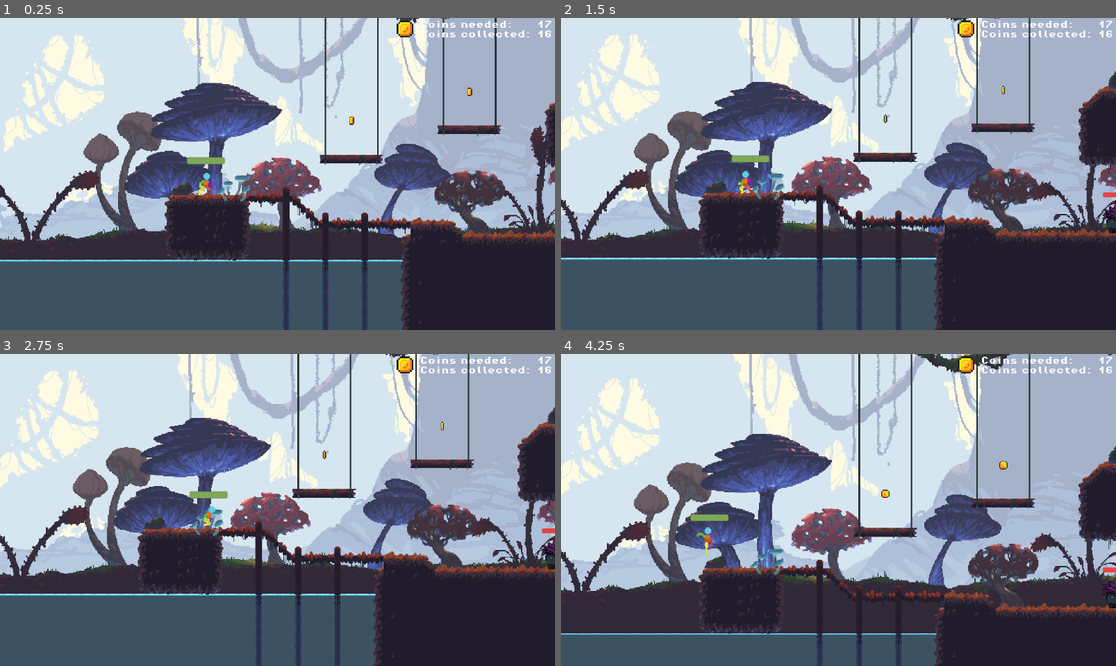
Above: before the commit, frames 1-4 (two rows, left to right).
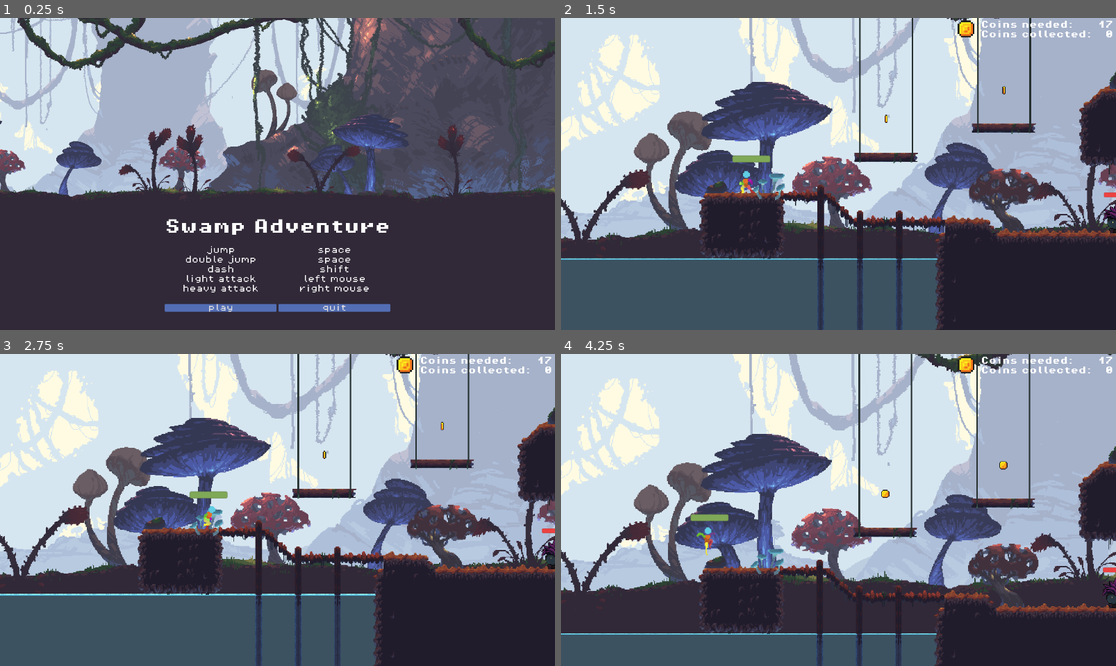
Above: after the commit, the same moments.

Repository: BettiFei/SuI2-04-ProjectFrankenstein
Game: Godot game, scene res://Scenes/start_menu.tscn
Two runs of this game, one before a commit and one after it. Both use one fixed random seed, a clock stepped at 60 frames per second and the inputs below. Before the commit the project starts from res://Scenes/game.tscn.
Inputs (mouse positions are in pixels of both pictures, inside the frame that each line leads up to):
- Up to frame 1 (0.25 s): no input
- Up to frame 2 (1.5 s): click (783, 308) at 0.5 s, where only the run after the commit has a clickable "play"; move the mouse to (960, 158) at 1.27 s; hold Right (move_right) from 1.28 s (still down); right-click (960, 158) at 1.35 s
- Up to frame 3 (2.75 s): keep holding Right (move_right); tap Space (jump) at 1.52, 1.82, 2.27, 2.57 s; click (399, 494) at 1.55 s; move the mouse to (166, 525) at 2.02 s; click (166, 525) at 2.1 s; tap Shift (dash) at 2.3 s
- Up to frame 4 (4.25 s): move the mouse to (894, 441) at 2.77 s; release Right (move_right) at 2.78 s; hold Left (move_left) 2.78-3.53 s; tap Shift (dash) at 2.85 s; tap Space (jump) at 3.05, 3.6, 3.77, 4.07 s; move the mouse to (810, 572) at 3.52 s; hold Right (move_right) from 3.53 s (still down); right-click (810, 572) at 3.8 s

The runs differ from the first frame. In frame 1, 73% of the frame differs, in the area x 0-100%, y 0-100%; in frame 2, 3.8%; in frame 3, less than 0.1%; in frame 4, less than 0.1%.

Commit message:
Start menu

Diff:
--- /dev/null
+++ b/Resources/button_hovered.tres
@@ -0,0 +1,8 @@
+[gd_resource type="StyleBoxFlat" format=3 uid="uid://c6g3733lwovth"]
+
+[resource]
+bg_color = Color(0.39607844, 0.6117647, 0.9137255, 1)
+corner_radius_top_left = 2
+corner_radius_top_right = 2
+corner_radius_bottom_right = 2
+corner_radius_bottom_left = 2
--- /dev/null
+++ b/Resources/button_normal.tres
@@ -0,0 +1,8 @@
+[gd_resource type="StyleBoxFlat" format=3 uid="uid://bvqhyt87r1dhu"]
+
+[resource]
+bg_color = Color(0.3254902, 0.43137255, 0.7058824, 1)
+corner_radius_top_left = 2
+corner_radius_top_right = 2
+corner_radius_bottom_right = 2
+corner_radius_bottom_left = 2
--- /dev/null
+++ b/Resources/button_pressed.tres
@@ -0,0 +1,8 @@
+[gd_resource type="StyleBoxFlat" format=3 uid="uid://c18rl8sw5mqwq"]
+
+[resource]
+bg_color = Color(0.22352941, 0.2509804, 0.4117647, 1)
+corner_radius_top_left = 2
+corner_radius_top_right = 2
+corner_radius_bottom_right = 2
+corner_radius_bottom_left = 2
--- a/Scenes/end_of_game_screen.tscn
+++ /dev/null
@@ -1,95 +0,0 @@
-[gd_scene load_steps=6 format=3 uid="uid://dmg86ue23xlc3"]
-
-[ext_resource type="FontFile" uid="uid://mdgqlt3nfvl" path="res://Assets/Fonts/PixelOperator8-Bold.ttf" id="1_jb6in"]
-[ext_resource type="FontFile" uid="uid://bhew4rsb5842f" path="res://Assets/Fonts/PixelOperator8.ttf" id="2_y8man"]
-
-[sub_resource type="StyleBoxFlat" id="StyleBoxFlat_m3lqc"]
-bg_color = Color(0.1438936, 0.42018282, 0.528691, 1)
-corner_radius_top_left = 2
-corner_radius_top_right = 2
-corner_radius_bottom_right = 2
-corner_radius_bottom_left = 2
-
-[sub_resource type="StyleBoxFlat" id="StyleBoxFlat_6hjy0"]
-bg_color = Color(0.08264331, 0.27607423, 0.35314894, 1)
-corner_radius_top_left = 2
-corner_radius_top_right = 2
-corner_radius_bottom_right = 2
-corner_radius_bottom_left = 2
-
-[sub_resource type="StyleBoxFlat" id="StyleBoxFlat_73bjl"]
-bg_color = Color(0.11654825, 0.35518062, 0.45042205, 1)
-corner_radius_top_left = 2
-corner_radius_top_right = 2
-corner_radius_bottom_right = 2
-corner_radius_bottom_left = 2
-
-[node name="EndOfGameScreen" type="CanvasLayer"]
-process_mode = 3
-
-[node name="Control" type="Control" parent="."]
-process_mode = 3
-layout_mode = 3
-anchors_preset = 15
-anchor_right = 1.0
-anchor_bottom = 1.0
-grow_horizontal = 2
-grow_vertical = 2
-
-[node name="ColorRect" type="ColorRect" parent="Control"]
-layout_mode = 1
-anchors_preset = 15
-anchor_right = 1.0
-anchor_bottom = 1.0
-grow_horizontal = 2
-grow_vertical = 2
-color = Color(0, 0, 0, 0.67058825)
-
-[node name="VBoxContainer" type="VBoxContainer" parent="Control"]
-process_mode = 3
-layout_mode = 1
-anchors_preset = 8
-anchor_left = 0.5
-anchor_top = 0.5
-anchor_right = 0.5
-anchor_bottom = 0.5
-offset_left = -128.0
-offset_top = -46.5
-offset_right = 128.0
-offset_bottom = 15.0
-grow_horizontal = 2
-grow_vertical = 2
-
-[node name="EndOfGameMessage" type="Label" parent="Control/VBoxContainer"]
-layout_mode = 2
-theme_override_fonts/font = ExtResource("1_jb6in")
-theme_override_font_sizes/font_size = 32
-text = "You died."
-horizontal_alignment = 1
-vertical_alignment = 1
-
-[node name="HBoxContainer" type="HBoxContainer" parent="Control/VBoxContainer"]
-process_mode = 3
-layout_mode = 2
-size_flags_vertical = 3
-
-[node name="ReplayButton" type="Button" parent="Control/VBoxContainer/HBoxContainer"]
-process_mode = 3
-layout_mode = 2
-size_flags_horizontal = 4
-size_flags_stretch_ratio = 0.0
-theme_override_fonts/font = ExtResource("2_y8man")
-theme_override_styles/normal = SubResource("StyleBoxFlat_m3lqc")
-theme_override_styles/pressed = SubResource("StyleBoxFlat_6hjy0")
-theme_override_styles/hover = SubResource("StyleBoxFlat_73bjl")
-text = "play again"
-
-[node name="QuitButton" type="Button" parent="Control/VBoxContainer/HBoxContainer"]
-process_mode = 3
-layout_mode = 2
-size_flags_horizontal = 3
-theme_override_fonts/font = ExtResource("2_y8man")
-theme_override_styles/normal = SubResource("StyleBoxFlat_m3lqc")
-theme_override_styles/pressed = SubResource("StyleBoxFlat_6hjy0")
-theme_override_styles/hover = SubResource("StyleBoxFlat_73bjl")
-text = "quit"
--- a/Scenes/fruit.tscn
+++ b/Scenes/fruit.tscn
@@ -160,6 +160,7 @@
 
 [node name="Fruit" type="Area2D"]
 script = ExtResource("1_j64f1")
+heal_amount = 30
 
 [node name="Sprite2D" type="Sprite2D" parent="."]
 texture = ExtResource("1_o20pv")
--- a/Scenes/game.tscn
+++ b/Scenes/game.tscn
@@ -1,18 +1,43 @@
-[gd_scene load_steps=19 format=4 uid="uid://dj4tsxx1svjmd"]
+[gd_scene load_steps=26 format=4 uid="uid://dj4tsxx1svjmd"]
 
 [ext_resource type="Texture2D" uid="uid://cfvtq1p2kw0p0" path="res://Assets/Worldbuilding/Swamp/BG_3.png" id="1_3dryh"]
 [ext_resource type="Texture2D" uid="uid://nluonja7kt5r" path="res://Assets/Worldbuilding/Swamp/BG_1.png" id="1_ebmjs"]
 [ext_resource type="PackedScene" uid="uid://b4238gcdkeqh5" path="res://Scenes/game_manager.tscn" id="1_v158k"]
+[ext_resource type="FontFile" uid="uid://mdgqlt3nfvl" path="res://Assets/Fonts/PixelOperator8-Bold.ttf" id="2_1phco"]
 [ext_resource type="Texture2D" uid="uid://cmq7xw7qbmn54" path="res://Assets/Worldbuilding/Swamp/BG_2.png" id="2_wowpa"]
+[ext_resource type="FontFile" uid="uid://bhew4rsb5842f" path="res://Assets/Fonts/PixelOperator8.ttf" id="3_nb51f"]
+[ext_resource type="StyleBox" uid="uid://bvqhyt87r1dhu" path="res://Resources/button_normal.tres" id="4_ewbju"]
 [ext_resource type="Texture2D" uid="uid://doynqwqmtypjo" path="res://Assets/Worldbuilding/Swamp/Terrain_and_Props.png" id="4_i6g32"]
+[ext_resource type="StyleBox" uid="uid://c18rl8sw5mqwq" path="res://Resources/button_pressed.tres" id="5_85qyi"]
 [ext_resource type="PackedScene" uid="uid://cm5o7hipsy8yw" path="res://Scenes/platform.tscn" id="5_i6g32"]
 [ext_resource type="PackedScene" uid="uid://6hmp0srgl3c5" path="res://Scenes/player.tscn" id="5_wowpa"]
 [ext_resource type="Script" uid="uid://crjcce7ynmgsl" path="res://Scripts/death_zone.gd" id="6_1l0tm"]
+[ext_resource type="StyleBox" uid="uid://c6g3733lwovth" path="res://Resources/button_hovered.tres" id="6_iivbl"]
 [ext_resource type="PackedScene" uid="uid://box12po6vjng2" path="res://Scenes/coin.tscn" id="6_o5yvi"]
-[ext_resource type="PackedScene" uid="uid://dmg86ue23xlc3" path="res://Scenes/end_of_game_screen.tscn" id="9_h4fw4"]
 [ext_resource type="PackedScene" uid="uid://chahve4kyakar" path="res://Scenes/base_enemy.tscn" id="9_ldgsr"]
 [ext_resource type="PackedScene" uid="uid://bkh46q8xlea1q" path="res://Scenes/fruit.tscn" id="12_rku1e"]
 [ext_resource type="PackedScene" uid="uid://copt337d7l0dn" path="res://Scenes/ui.tscn" id="13_rfjv2"]
+
+[sub_resource type="StyleBoxFlat" id="StyleBoxFlat_7nbq1"]
+bg_color = Color(0.3254902, 0.43137255, 0.7058824, 1)
+corner_radius_top_left = 2
+corner_radius_top_right = 2
+corner_radius_bottom_right = 2
+corner_radius_bottom_left = 2
+
+[sub_resource type="StyleBoxFlat" id="StyleBoxFlat_exi56"]
+bg_color = Color(0.22352941, 0.2509804, 0.4117647, 1)
+corner_radius_top_left = 2
+corner_radius_top_right = 2
+corner_radius_bottom_right = 2
+corner_radius_bottom_left = 2
+
+[sub_resource type="StyleBoxFlat" id="StyleBoxFlat_7t8sx"]
+bg_color = Color(0.39607844, 0.6117647, 0.9137255, 1)
+corner_radius_top_left = 2
+corner_radius_top_right = 2
+corner_radius_bottom_right = 2
+corner_radius_bottom_left = 2
 
 [sub_resource type="TileSetAtlasSource" id="TileSetAtlasSource_1l0tm"]
 texture = ExtResource("4_i6g32")
@@ -320,11 +345,80 @@
 
 [node name="Game" type="Node2D"]
 
-[node name="GameManager" parent="." node_paths=PackedStringArray("end_of_game_screen") instance=ExtResource("1_v158k")]
+[node name="GameManager" parent="." node_paths=PackedStringArray("end_of_game_screen", "ui") instance=ExtResource("1_v158k")]
 process_mode = 3
 end_of_game_screen = NodePath("EndOfGameScreen")
-
-[node name="EndOfGameScreen" parent="GameManager" instance=ExtResource("9_h4fw4")]
+ui = NodePath("../UI")
+
+[node name="EndOfGameScreen" type="CanvasLayer" parent="GameManager"]
+process_mode = 3
+
+[node name="Control" type="Control" parent="GameManager/EndOfGameScreen"]
+process_mode = 3
+layout_mode = 3
+anchors_preset = 15
+anchor_right = 1.0
+anchor_bottom = 1.0
+grow_horizontal = 2
+grow_vertical = 2
+size_flags_horizontal = 3
+
+[node name="ColorRect" type="ColorRect" parent="GameManager/EndOfGameScreen/Control"]
+process_mode = 3
+layout_mode = 1
+anchors_preset = 15
+anchor_right = 1.0
+anchor_bottom = 1.0
+grow_horizontal = 2
+grow_vertical = 2
+color = Color(0, 0, 0, 0.8235294)
+
+[node name="VBoxContainer" type="VBoxContainer" parent="GameManager/EndOfGameScreen/Control"]
+process_mode = 3
+layout_mode = 1
+anchors_preset = 8
+anchor_left = 0.5
+anchor_top = 0.5
+anchor_right = 0.5
+anchor_bottom = 0.5
+offset_left = -118.0
+offset_top = -30.0
+offset_right = 118.0
+offset_bottom = 30.0
+grow_horizontal = 2
+grow_vertical = 2
+
+[node name="EndOfGameMessage" type="Label" parent="GameManager/EndOfGameScreen/Control/VBoxContainer"]
+process_mode = 3
+layout_mode = 2
+size_flags_horizontal = 4
+theme_override_fonts/font = ExtResource("2_1phco")
+theme_override_font_sizes/font_size = 32
+text = "You won."
+
+[node name="HBoxContainer" type="HBoxContainer" parent="GameManager/EndOfGameScreen/Control/VBoxContainer"]
+process_mode = 3
+layout_mode = 2
+size_flags_vertical = 3
+
+[node name="ReplayButton" type="Button" parent="GameManager/EndOfGameScreen/Control/VBoxContainer/HBoxContainer"]
+process_mode = 3
+layout_mode = 2
+theme_override_fonts/font = ExtResource("3_nb51f")
+theme_override_styles/normal = SubResource("StyleBoxFlat_7nbq1")
+theme_override_styles/pressed = SubResource("StyleBoxFlat_exi56")
+theme_override_styles/hover = SubResource("StyleBoxFlat_7t8sx")
+text = "play again"
+
+[node name="QuitButton" type="Button" parent="GameManager/EndOfGameScreen/Control/VBoxContainer/HBoxContainer"]
+process_mode = 3
+layout_mode = 2
+size_flags_horizontal = 3
+theme_override_fonts/font = ExtResource("3_nb51f")
+theme_override_styles/normal = ExtResource("4_ewbju")
+theme_override_styles/pressed = ExtResource("5_85qyi")
+theme_override_styles/hover = ExtResource("6_iivbl")
+text = "quit"
 
 [node name="Worldbuilding" type="Node" parent="."]
 
@@ -497,5 +591,3 @@
 [connection signal="pressed" from="GameManager/EndOfGameScreen/Control/VBoxContainer/HBoxContainer/ReplayButton" to="GameManager" method="_on_replay_button_pressed"]
 [connection signal="pressed" from="GameManager/EndOfGameScreen/Control/VBoxContainer/HBoxContainer/QuitButton" to="GameManager" method="_on_quit_button_pressed"]
 [connection signal="body_entered" from="Worldbuilding/DeathZone" to="Worldbuilding/DeathZone" method="_on_body_entered"]
-
-[editable path="GameManager/EndOfGameScreen"]
--- /dev/null
+++ b/Scenes/start_menu.tscn
@@ -0,0 +1,174 @@
+[gd_scene load_steps=10 format=3 uid="uid://d3y8iy6brl5dt"]
+
+[ext_resource type="Texture2D" uid="uid://cfvtq1p2kw0p0" path="res://Assets/Worldbuilding/Swamp/BG_3.png" id="1_626he"]
+[ext_resource type="Script" uid="uid://bl5adisn7xjaw" path="res://Scripts/start_menu.gd" id="1_ru7em"]
+[ext_resource type="Texture2D" uid="uid://cmq7xw7qbmn54" path="res://Assets/Worldbuilding/Swamp/BG_2.png" id="2_8u0lp"]
+[ext_resource type="Texture2D" uid="uid://nluonja7kt5r" path="res://Assets/Worldbuilding/Swamp/BG_1.png" id="3_i2i62"]
+[ext_resource type="FontFile" uid="uid://mdgqlt3nfvl" path="res://Assets/Fonts/PixelOperator8-Bold.ttf" id="4_lfskg"]
+[ext_resource type="FontFile" uid="uid://bhew4rsb5842f" path="res://Assets/Fonts/PixelOperator8.ttf" id="5_ru7em"]
+[ext_resource type="StyleBox" uid="uid://bvqhyt87r1dhu" path="res://Resources/button_normal.tres" id="7_77ila"]
+[ext_resource type="StyleBox" uid="uid://c18rl8sw5mqwq" path="res://Resources/button_pressed.tres" id="8_00l4x"]
+[ext_resource type="StyleBox" uid="uid://c6g3733lwovth" path="res://Resources/button_hovered.tres" id="9_7vuks"]
+
+[node name="StartMenu" type="Node2D"]
+script = ExtResource("1_ru7em")
+
+[node name="Background" type="Node" parent="."]
+
+[node name="Sprite2D3" type="Sprite2D" parent="Background"]
+position = Vector2(-469, 0)
+texture = ExtResource("1_626he")
+centered = false
+
+[node name="Sprite2D2" type="Sprite2D" parent="Background"]
+position = Vector2(-469, 0)
+texture = ExtResource("2_8u0lp")
+centered = false
+
+[node name="Sprite2D" type="Sprite2D" parent="Background"]
+position = Vector2(-469, 0)
+texture = ExtResource("3_i2i62")
+centered = false
+
+[node name="CanvasLayer" type="CanvasLayer" parent="."]
+
+[node name="VBoxContainer" type="VBoxContainer" parent="CanvasLayer"]
+anchors_preset = 7
+anchor_left = 0.5
+anchor_top = 1.0
+anchor_right = 0.5
+anchor_bottom = 1.0
+offset_left = -234.0
+offset_top = -230.0
+offset_right = 234.0
+offset_bottom = -38.0
+grow_horizontal = 2
+grow_vertical = 0
+size_flags_horizontal = 3
+size_flags_vertical = 3
+
+[node name="Label" type="Label" parent="CanvasLayer/VBoxContainer"]
+layout_mode = 2
+theme_override_fonts/font = ExtResource("4_lfskg")
+theme_override_font_sizes/font_size = 32
+text = "Swamp Adventure"
+horizontal_alignment = 1
+vertical_alignment = 1
+
+[node name="HBoxContainer" type="HBoxContainer" parent="CanvasLayer/VBoxContainer"]
+layout_mode = 2
+size_flags_vertical = 6
+
+[node name="VBoxContainer" type="VBoxContainer" parent="CanvasLayer/VBoxContainer/HBoxContainer"]
+layout_mode = 2
+size_flags_horizontal = 3
+
+[node name="Label" type="Label" parent="CanvasLayer/VBoxContainer/HBoxContainer/VBoxContainer"]
+layout_mode = 2
+theme_override_fonts/font = ExtResource("5_ru7em")
+theme_override_font_sizes/font_size = 16
+text = "jump"
+horizontal_alignment = 1
+vertical_alignment = 1
+
+[node name="Label2" type="Label" parent="CanvasLayer/VBoxContainer/HBoxContainer/VBoxContainer"]
+layout_mode = 2
+theme_override_fonts/font = ExtResource("5_ru7em")
+theme_override_font_sizes/font_size = 16
+text = "double jump"
+horizontal_alignment = 1
+vertical_alignment = 1
+
+[node name="Label3" type="Label" parent="CanvasLayer/VBoxContainer/HBoxContainer/VBoxContainer"]
+layout_mode = 2
+theme_override_fonts/font = ExtResource("5_ru7em")
+theme_override_font_sizes/font_size = 16
+text = "dash"
+horizontal_alignment = 1
+vertical_alignment = 1
+
+[node name="Label4" type="Label" parent="CanvasLayer/VBoxContainer/HBoxContainer/VBoxContainer"]
+layout_mode = 2
+theme_override_fonts/font = ExtResource("5_ru7em")
+theme_override_font_sizes/font_size = 16
+text = "light attack"
+horizontal_alignment = 1
+vertical_alignment = 1
+
+[node name="Label5" type="Label" parent="CanvasLayer/VBoxContainer/HBoxContainer/VBoxContainer"]
+layout_mode = 2
+theme_override_fonts/font = ExtResource("5_ru7em")
+theme_override_font_sizes/font_size = 16
+text = "heavy attack"
+horizontal_alignment = 1
+vertical_alignment = 1
+
+[node name="VBoxContainer2" type="VBoxContainer" parent="CanvasLayer/VBoxContainer/HBoxContainer"]
+layout_mode = 2
+size_flags_horizontal = 3
+
+[node name="Label" type="Label" parent="CanvasLayer/VBoxContainer/HBoxContainer/VBoxContainer2"]
+layout_mode = 2
+theme_override_fonts/font = ExtResource("5_ru7em")
+theme_override_font_sizes/font_size = 16
+text = "space"
+horizontal_alignment = 1
+vertical_alignment = 1
+
+[node name="Label2" type="Label" parent="CanvasLayer/VBoxContainer/HBoxContainer/VBoxContainer2"]
+layout_mode = 2
+theme_override_fonts/font = ExtResource("5_ru7em")
+theme_override_font_sizes/font_size = 16
+text = "space"
+horizontal_alignment = 1
+vertical_alignment = 1
+
+[node name="Label3" type="Label" parent="CanvasLayer/VBoxContainer/HBoxContainer/VBoxContainer2"]
+layout_mode = 2
+theme_override_fonts/font = ExtResource("5_ru7em")
+theme_override_font_sizes/font_size = 16
+text = "shift"
+horizontal_alignment = 1
+vertical_alignment = 1
+
+[node name="Label4" type="Label" parent="CanvasLayer/VBoxContainer/HBoxContainer/VBoxContainer2"]
+layout_mode = 2
+theme_override_fonts/font = ExtResource("5_ru7em")
+theme_override_font_sizes/font_size = 16
+text = "left mouse"
+horizontal_alignment = 1
+vertical_alignment = 1
+
+[node name="Label5" type="Label" parent="CanvasLayer/VBoxContainer/HBoxContainer/VBoxContainer2"]
+layout_mode = 2
+theme_override_fonts/font = ExtResource("5_ru7em")
+theme_override_font_sizes/font_size = 16
+text = "right mouse"
+horizontal_alignment = 1
+vertical_alignment = 1
+
+[node name="HBoxContainer2" type="HBoxContainer" parent="CanvasLayer/VBoxContainer"]
+layout_mode = 2
+
+[node name="PlayButton" type="Button" parent="CanvasLayer/VBoxContainer/HBoxContainer2"]
+layout_mode = 2
+size_flags_horizontal = 3
+theme_override_fonts/font = ExtResource("5_ru7em")
+theme_override_font_sizes/font_size = 16
+theme_override_styles/normal = ExtResource("7_77ila")
+theme_override_styles/pressed = ExtResource("8_00l4x")
+theme_override_styles/hover = ExtResource("9_7vuks")
+text = "play"
+
+[node name="QuitButton" type="Button" parent="CanvasLayer/VBoxContainer/HBoxContainer2"]
+layout_mode = 2
+size_flags_horizontal = 3
+theme_override_fonts/font = ExtResource("5_ru7em")
+theme_override_font_sizes/font_size = 16
+theme_override_styles/normal = ExtResource("7_77ila")
+theme_override_styles/pressed = ExtResource("8_00l4x")
+theme_override_styles/hover = ExtResource("9_7vuks")
+text = "quit"
+
+[connection signal="pressed" from="CanvasLayer/VBoxContainer/HBoxContainer2/PlayButton" to="." method="_on_play_button_pressed"]
+[connection signal="pressed" from="CanvasLayer/VBoxContainer/HBoxContainer2/QuitButton" to="." method="_on_quit_button_pressed"]
--- a/Scripts/base_enemy.gd
+++ b/Scripts/base_enemy.gd
@@ -91,7 +91,8 @@
 			anim_sprite.play("move")
 
 		EnemyState.RETURN:
-			print("Switched to RETURN state.")
+			return
+			#print("Switched to RETURN state.")
 
 		EnemyState.ATTACK:
 			if not can_attack:
@@ -102,13 +103,13 @@
 
 		EnemyState.HURT:
 			anim_sprite.modulate = HURT_COLOR
-			print("Enemy hit. Enemy hp now at: ", str(hp))
+			#print("Enemy hit. Enemy hp now at: ", str(hp))
 			anim_sprite.play("hurt")
 			staggered = true
 			stagger_timer.start()
 
 		EnemyState.DIE:
-			print("Enemy dead.")
+			#print("Enemy dead.")
 			anim_sprite.play("die")
 
 func process_state(_delta: float) -> void:
--- a/Scripts/game_manager.gd
+++ b/Scripts/game_manager.gd
@@ -1,6 +1,7 @@
 extends Node
 
 @export var end_of_game_screen : CanvasLayer
+@export var ui : CanvasLayer
 
 @onready var end_of_game_message: Label = $EndOfGameScreen/Control/VBoxContainer/EndOfGameMessage
 
@@ -11,6 +12,7 @@
 	get_tree().paused = false
 	Globals.player_died.connect(handle_game_over)
 	Globals.victory.connect(handle_victory)
+	ui.show()
 	end_of_game_screen.hide()
 
 
@@ -20,14 +22,16 @@
 
 
 func handle_game_over():
-	print("Received signal 'player_died'.")
+	#print("Received signal 'player_died'.")
+	ui.hide()
 	get_tree().paused = true
 	end_of_game_message.text = "You died."
 	end_of_game_screen.show()
 
 
 func handle_victory():
-	print("Received signal 'victory'.")
+	#print("Received signal 'victory'.")
+	ui.hide()
 	get_tree().paused = true
 	end_of_game_message.text = "You won."
 	end_of_game_screen.show()
--- a/Scripts/player.gd
+++ b/Scripts/player.gd
@@ -309,7 +309,7 @@
 			if not anim_sprite.is_playing():
 				Engine.time_scale = 1
 				Globals.player_died.emit()
-				print("Player died.")
+				#print("Player died.")
 
 
 
@@ -335,10 +335,10 @@
 		collision_heavy_attack.position.x = direction * absf(collision_heavy_attack.position.x)
 
 func take_damage(dmg) -> void:
-	print("Ouch.")
+	#print("Ouch.")
 	hp -= dmg
 	health_bar.value = hp
-	print("Player HP at ", str(hp))
+	#print("Player HP at ", str(hp))
 	if hp > 0:
 		switch_state(STATE.HURT)
 	elif hp <= 0:
--- /dev/null
+++ b/Scripts/start_menu.gd
@@ -0,0 +1,10 @@
+extends Node2D
+
+
+
+func _on_play_button_pressed() -> void:
+	get_tree().change_scene_to_file("res://Scenes/game.tscn")
+
+
+func _on_quit_button_pressed() -> void:
+	get_tree().quit()
--- a/Scripts/ui.gd
+++ b/Scripts/ui.gd
@@ -12,7 +12,7 @@
 func _ready() -> void:
 	Globals.connect("coin_collected", add_coin)
 	total = get_tree().get_nodes_in_group("coin").size()
-	collected = 16
+	collected = 0
 	coins_total.text = str(total)
 	coins_collected.text = str(collected)
 
--- a/project.godot
+++ b/project.godot
@@ -11,7 +11,7 @@
 [application]
 
 config/name="SuI2-04-ProjectFrankenstein"
-run/main_scene="uid://dj4tsxx1svjmd"
+run/main_scene="uid://d3y8iy6brl5dt"
 config/features=PackedStringArray("4.5", "Forward Plus")
 config/icon="res://icon.svg"
 
Not shown, added: Scripts/start_menu.gd.uid
